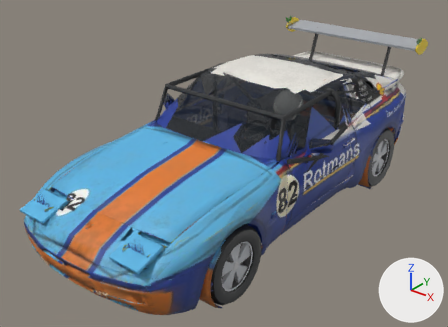
A saved change to the glTF model public/cars/field/models/82.glb.
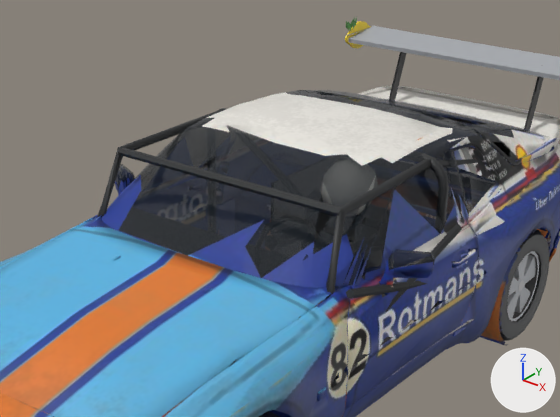
Old and new are each drawn whole from a 50 mm lens placed at (3.15, -4.25, 3.01), pointed at (-0.1, -0.19, 0.5) and again close up on the part from 23% to 89% of the width and 2% to 69% of the height. Arrows for +X, +Y and +Z are at lower right; the lights stay in place. The last two pictures show the newer version. Vertices at exactly the same position are counted once.

Objects in the first close-up: 'body', 'wheel_rl' and 1 more.
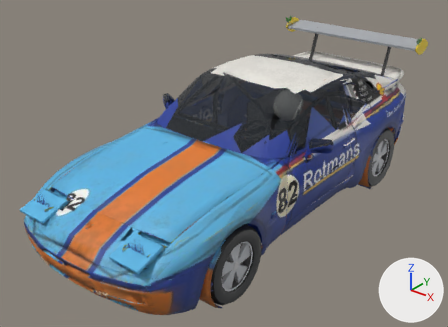
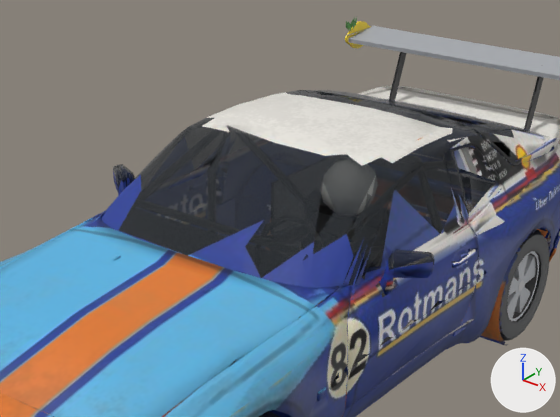
Patch to the scene script:
```diff
--- a/public/cars/field/models/82.glb.py
+++ b/public/cars/field/models/82.glb.py
@@ me_body_mesh @@
 # used by ob_body; location = (0.0, 0.0, 0.0)
-me_body_mesh.from_pydata(...)  # 6051 vertices, 8610 faces; spans x -0.95..0.95, y -2.12..2.15, z 0.02..1.42
+me_body_mesh.from_pydata(...)  # 6015 vertices, 8538 faces; spans x -0.95..0.95, y -2.12..2.15, z 0.02..1.42
+# me_body_mesh part 1: the loose piece of 12 vertices spanning x 0.78..0.82, y -0.51..0.42, z 0.63..0.92 is turned 6.1 degrees about the z axis through its middle and scaled by 1.01, then moved by (-0.2, 0.0, 0.0)
+# me_body_mesh part 2: the loose piece of 12 vertices spanning x 0.78..0.82, y -0.51..0.42, z 0.63..0.92 is multiplied about its middle by the matrix ((0.984, -0.082, 0.005), (0.082, 0.981, -0.064), (0.0, 0.064, 0.985)), then moved by (-0.21, 0.0, -0.03)
+# me_body_mesh part 3: the loose piece of 12 vertices spanning x -0.64..0.64, y -0.37..-0.33, z 1.16..1.2 is deleted
+# me_body_mesh part 4
+# 75 vertices are removed from x -0.7..0.7, y -0.49..1.07, z 0.83..1.22
+# 199 faces are deleted
+# 8 vertices in x -0.72..0.72, y 0.4..0.44, z 1.08 move by (0.0, 0.0, -0.23)
+# 4 vertices in x -0.68..0.68, y 0.41..0.43, z 1.08 move by (0.0, 0.0, -0.24)
+# 33 vertices move from x -0.71..0.71, y -0.5..1.07, z 0.83..1.19 to x -0.68..0.68, y -0.5..1.07, z 0.82..1.2
+# 39 vertices are added at x -0.7..0.7, y -0.5..1.07, z 0.82..1.18
+# 127 new faces join them, mat_car_users_cobyhartman_dev_probe_sim_tools_cars_kit_cache_import_82_derived_spec_py_livery (picture img_livery)
+# other edits to the shape of me_body_mesh do not show in these pictures
 me_body_mesh.materials.append(mat_car_users_cobyhartman_dev_probe_sim_tools_cars_kit_cache_import_82_derived_spec_py_livery)
```

Location of each change, (x1, y1, x2, y2) in pixels of the close-ups (560 x 417 px; the box of a moved part takes in the faces that stretch with it):
part 1 of me_body_mesh, moved or reshaped (not visible afterwards)
    before: (385, 224, 462, 313)
part 2 of me_body_mesh, moved or reshaped (not visible afterwards)
    before: (346, 281, 427, 299)
part 3 of me_body_mesh, deleted
    before: (118, 148, 340, 216)
part 4 of me_body_mesh, cut back (mostly hidden afterwards)
    before: (98, 108, 478, 388)
    after: (210, 155, 450, 388)
